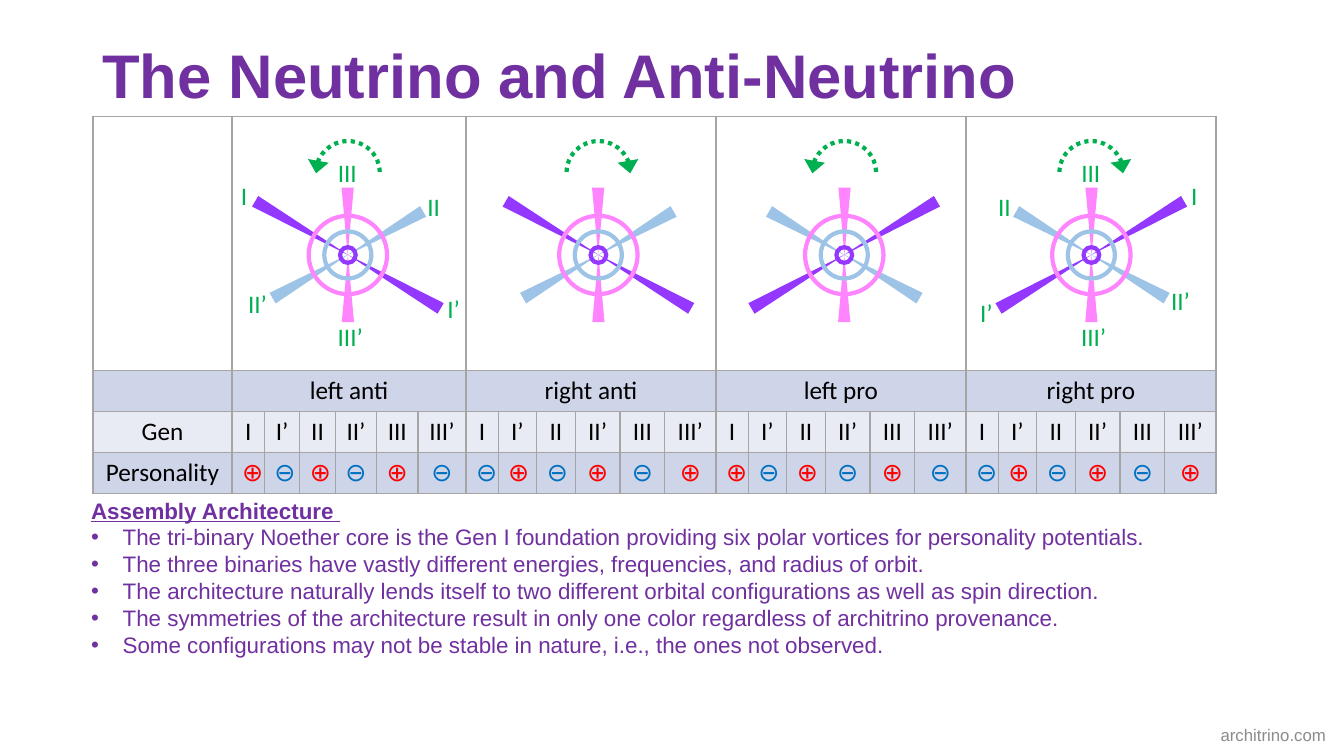
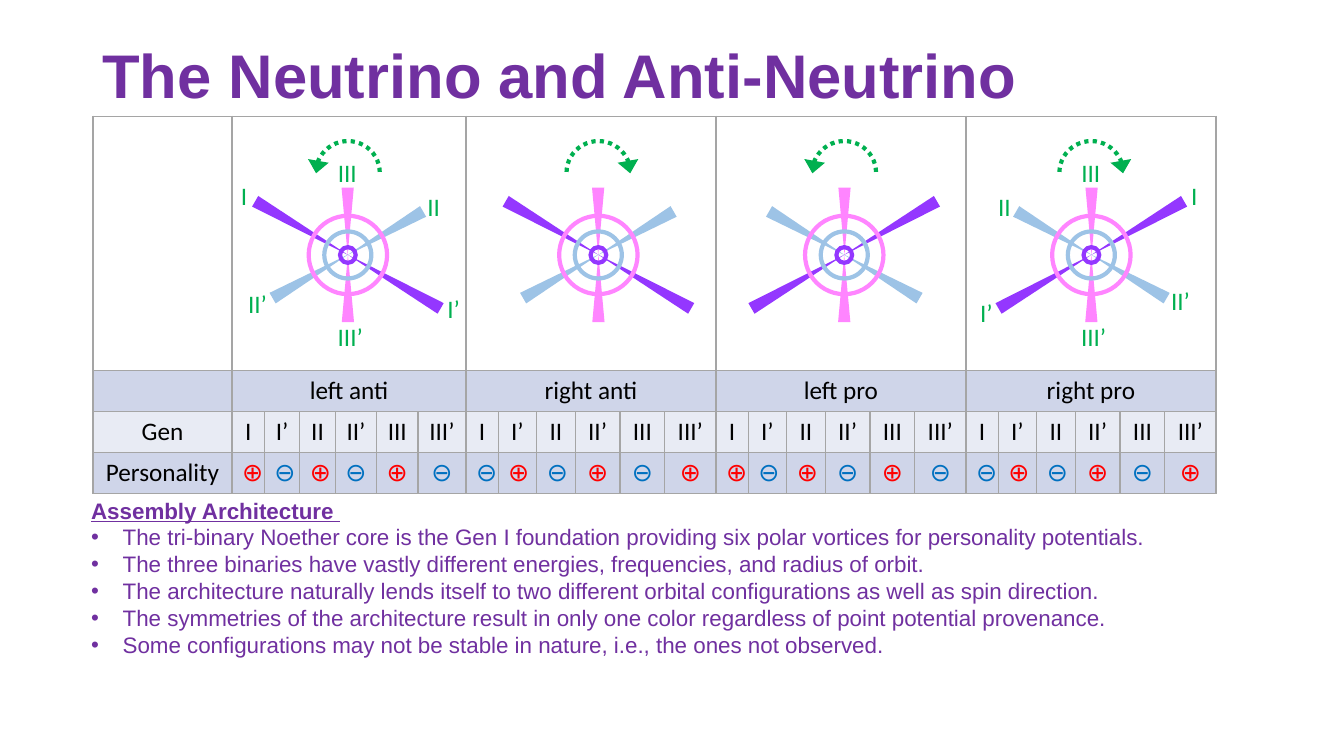
Before and after one commit to jmarkmorris/architrino, a slide deck: slide 34 of reference/archie/presentations/NPQG Assemblies - Intro.pptx. Drawn at 1344x756 pixels with LibreOffice and Linux fonts; fonts in the diff are those of the drawing. Boxes give left, top, right and bottom in pixels: in the first picture for what was removed or moved away, otherwise in the second. Text is boxed around its words. In the diff, an @@ line names an element or a change of style, - is before the commit and + after.

```diff
--- a/reference/archie/presentations/NPQG Assemblies - Intro.pptx
+++ b/reference/archie/presentations/NPQG Assemblies - Intro.pptx
@@ text at [123,609,1105,631]: text changed @@
-• The symmetries of the architecture result in only one color regardless of architrino provenance.
+• The symmetries of the architecture result in only one color regardless of point potential provenance.
@@ text removed at [1221,729,1326,741] @@
-architrino.com
```
Also in this commit, not shown: 35 other slides changed, 6 other files.
